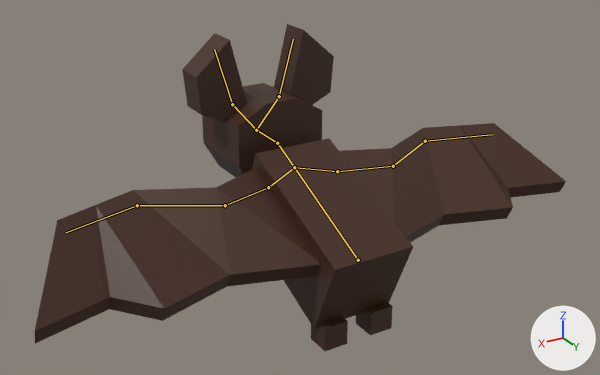
What one commit did to the Blender file MayaGame/Assets/Images/bat_minifig_bones.blend.
The view is the same before and after, from a camera (50 mm lens) standing at (9.27, 14.47, 8.41) and looking at (-0.05, -1.07, 0.64). Arrows for +X, +Y and +Z are at lower right; the lights stay in place. Both versions are drawn at frame 0 of the action 'Idle'; the numbers are the values there. The bones that bend it are drawn over the model as lines.

The first picture shows 'Body'.
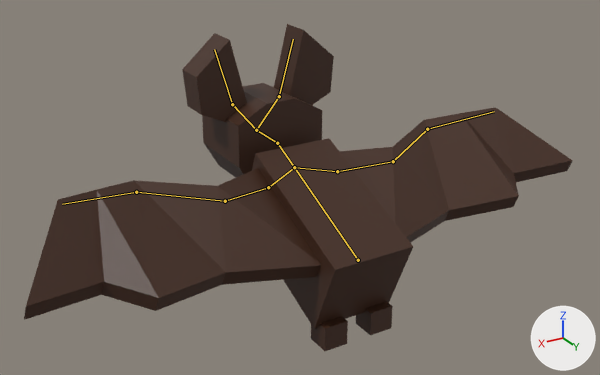
Where the change shows, as pixel boxes (x1, y1, x2, y2) in the pictures (600 x 375 px):
'Body', posed: before (35, 24, 566, 351); after (24, 24, 573, 351)

What the commit changed:
Bone 'Wing IK R' (bone_wing_ik_r) moves from (0.0, 0.0, 0.0) to (0.32, 0.0, -0.53).
Bone 'Wing IK L' (bone_wing_ik_l) moves from (0.0, 0.0, 0.0) to (-0.32, 0.0, -0.53).
